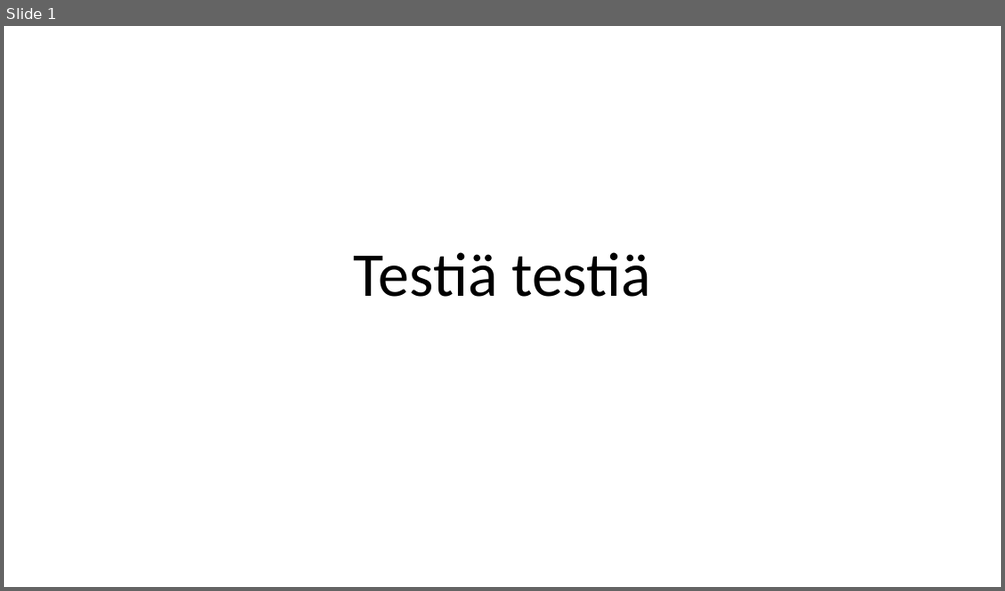
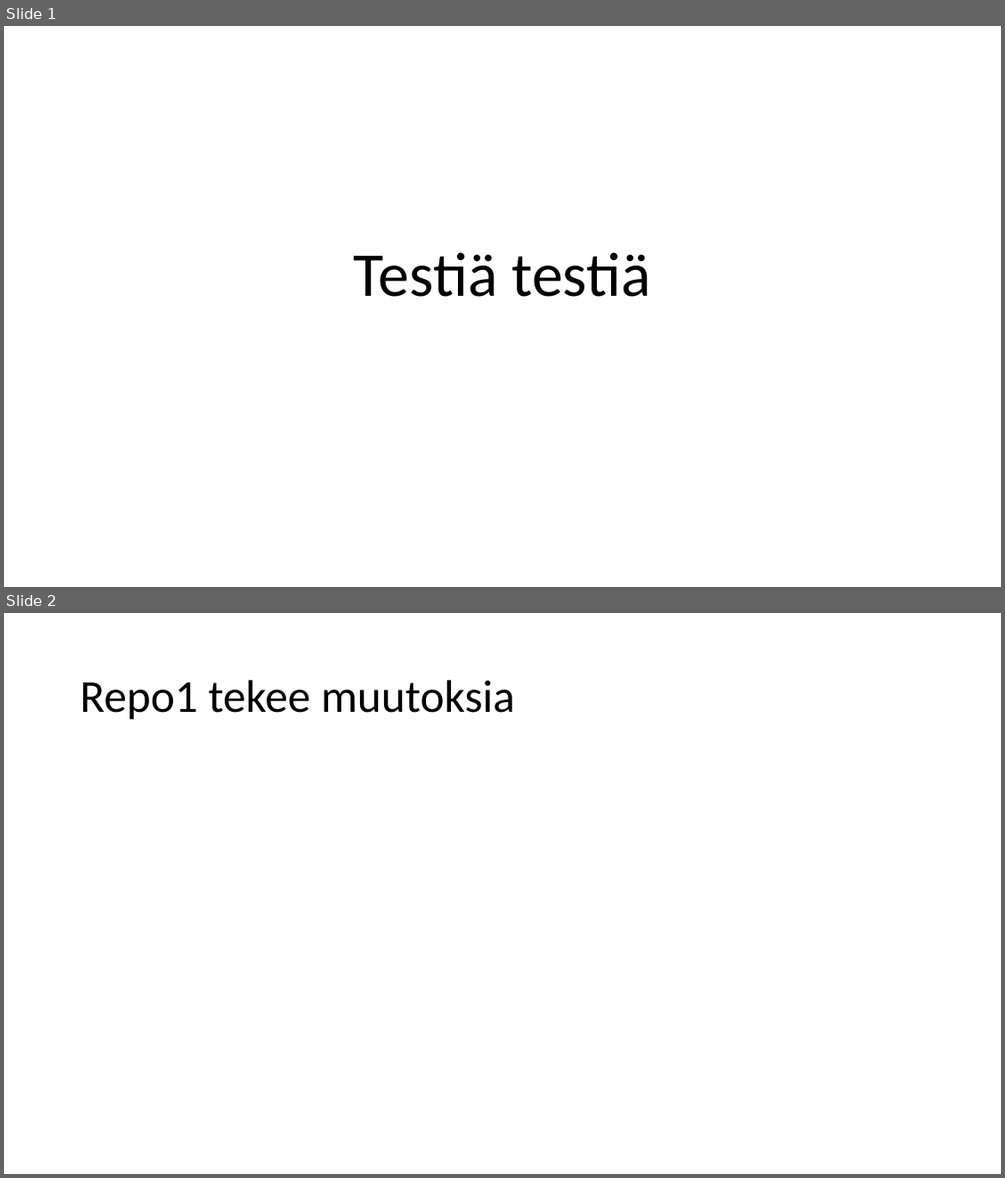
Before and after one commit to AleksiJoo/git-course, a slide deck: powerpointti.pptx. Shown one above the other, each under a label of ours: slide 1 before the commit, slides 1 and 2 after it. The pictures are 1005x591 and 1005x1178 pixels, drawn with LibreOffice and Linux fonts; fonts in the diff are those of the drawing. Boxes give left, top, right and bottom in pixels: in the first picture for what was removed or moved away, otherwise in the second. Text is boxed around its words. In the diff, an @@ line names an element or a change of style, - is before the commit and + after.

Commit message:
pp testicommit

```diff
--- a/powerpointti.pptx
+++ b/powerpointti.pptx
@@ slide 2 added at (4,613,1001,1174), background #FFFFFF @@
@@ title added at (80,680,515,720), 44 pt, text #000000 @@
+Repo1 tekee muutoksia
```
